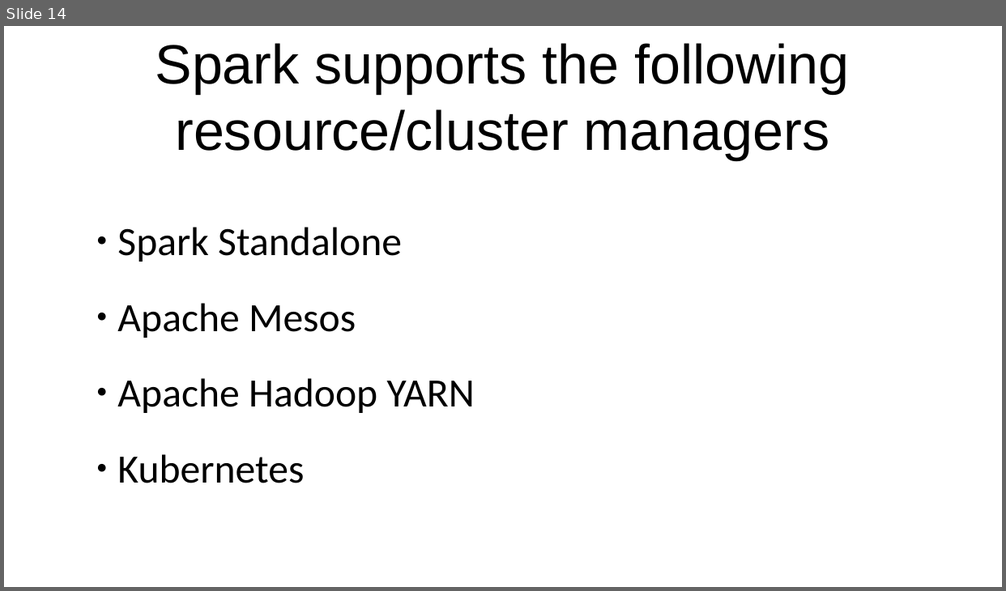
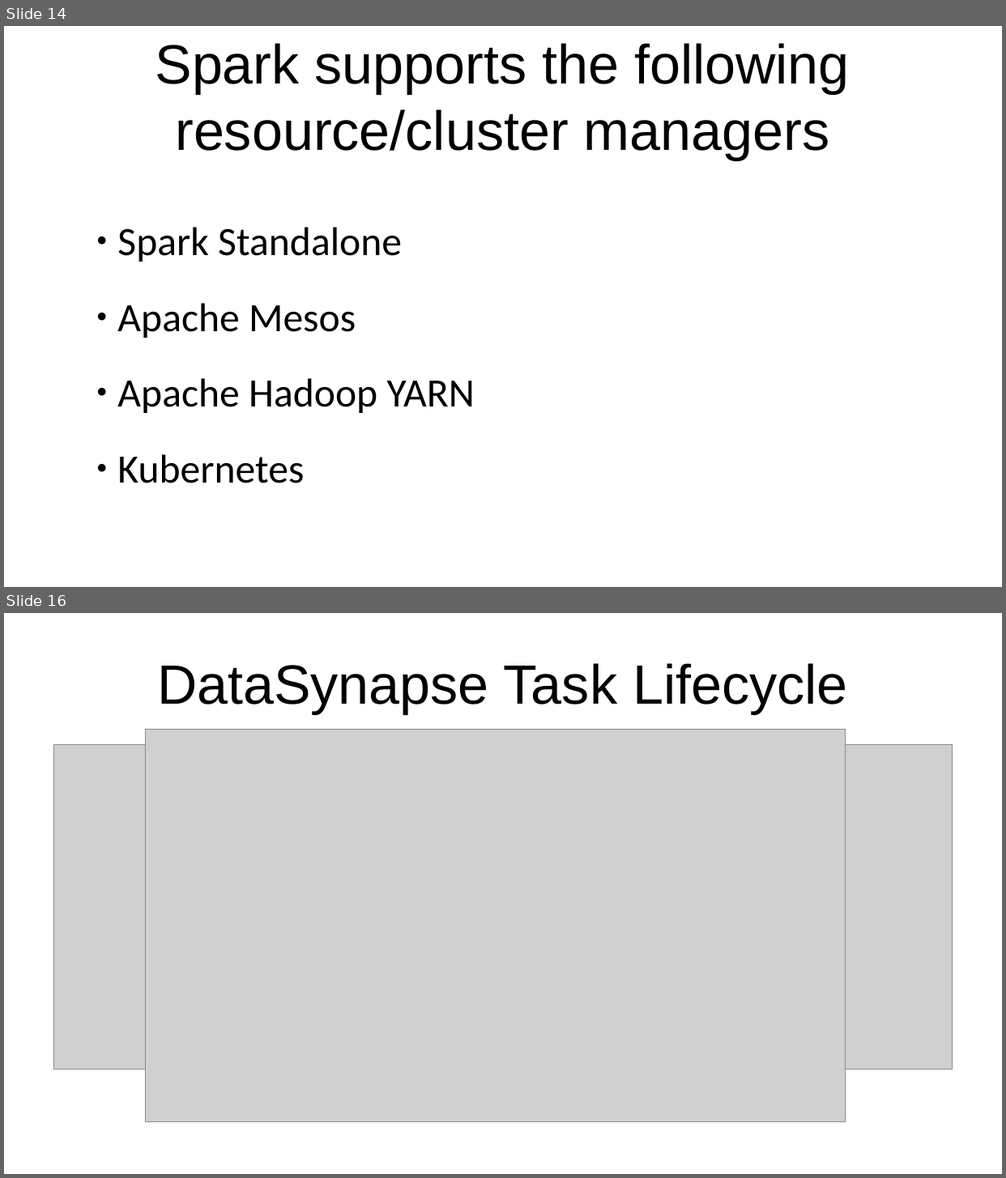
Before and after one commit to matlux/work-kit, a slide deck: articles/distributed_computing_big_data/spark.odp. Shown one above the other, each under a label of ours: slide 14 before the commit, slides 14 and 16 after it; the slides between them are not shown. The pictures are 1006x591 and 1006x1178 pixels, drawn with LibreOffice and Linux fonts; fonts in the diff are those of the drawing; grey boxes stand for pictures. Boxes give left, top, right and bottom in pixels: in the first picture for what was removed or moved away, otherwise in the second. Text is boxed around its words. In the diff, an @@ line names an element or a change of style, - is before the commit and + after.

```diff
--- a/articles/distributed_computing_big_data/spark.odp
+++ b/articles/distributed_computing_big_data/spark.odp
@@ slide 16 added at [4, 613, 1002, 1174], background #FFFFFF @@
@@ title added at [157, 663, 848, 714], 44 pt, text #000000 @@
+DataSynapse Task Lifecycle
@@ picture added at [145, 729, 846, 1122] @@
@@ picture added at [53, 744, 953, 1071] @@
```
Also in this commit, not shown: 2 other slides added, 1 slide removed.
